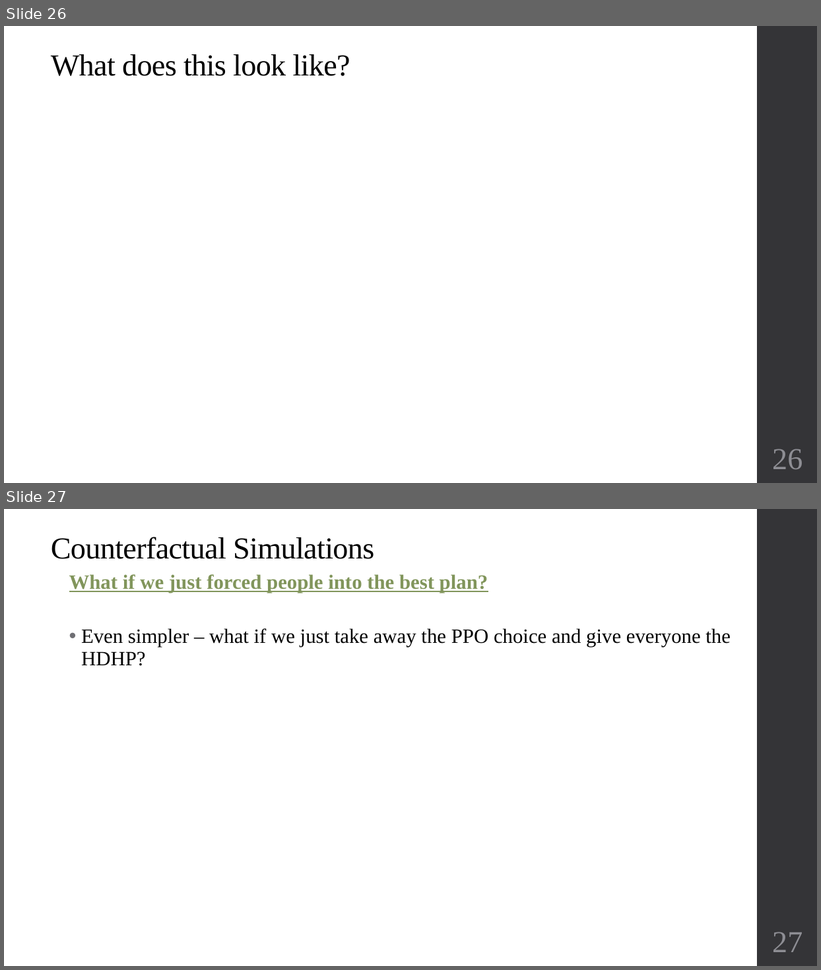
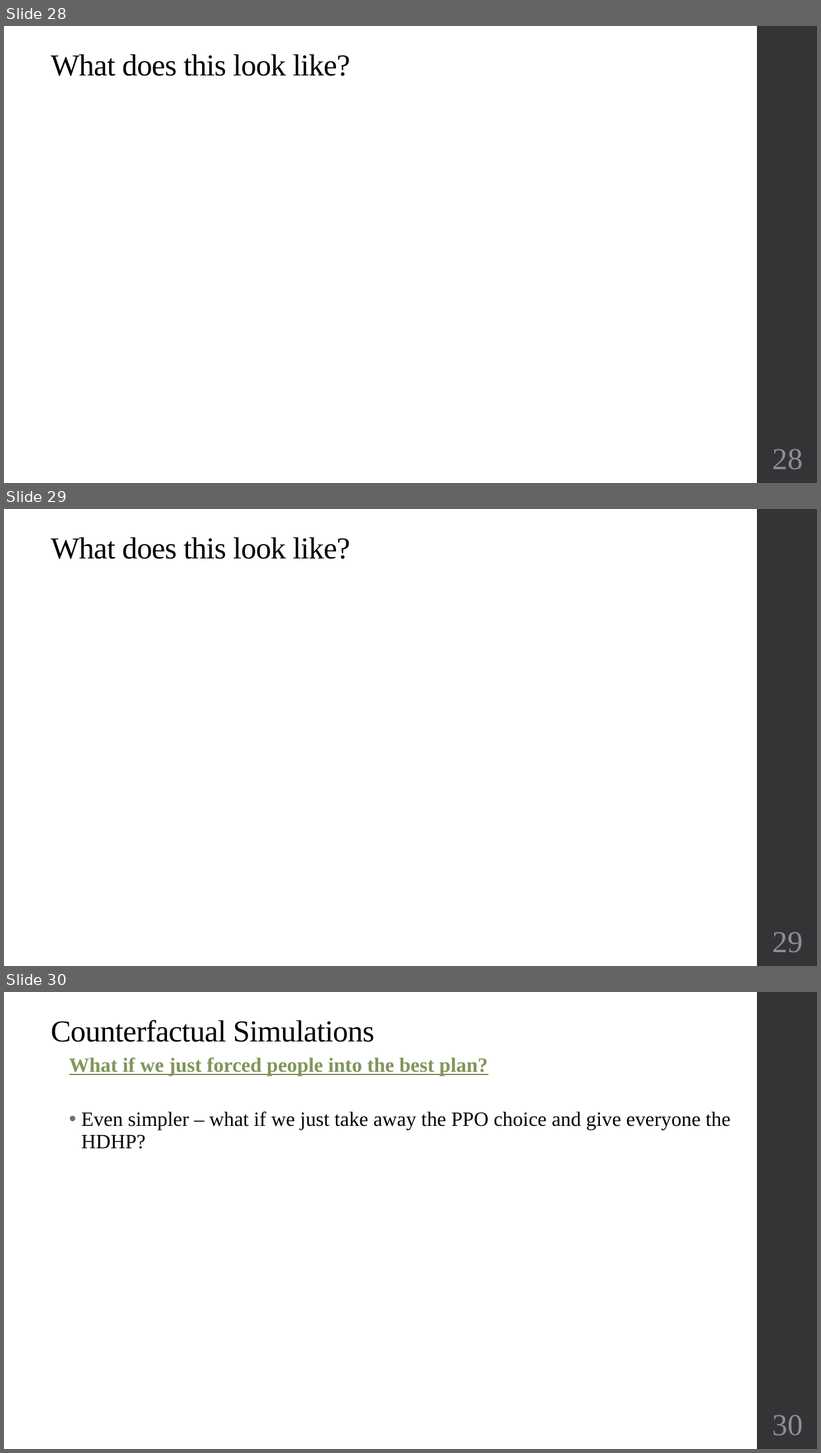
Before and after one commit to alex-hoagland/HAD6750H, a slide deck: Lecture10_BehavioralHealthEcon/L10Slides_BehavioralHealth_2023W.pptx. Shown one above the other, each under a label of ours: slides 26 and 27 before the commit, slides 28, 29 and 30 after it. The pictures are 821x970 and 821x1453 pixels, drawn with LibreOffice and Linux fonts; fonts in the diff are those of the drawing; grey boxes stand for pictures. Boxes give left, top, right and bottom in pixels: in the first picture for what was removed or moved away, otherwise in the second. Text is boxed around its words. In the diff, an @@ line names an element or a change of style, - is before the commit and + after.

```diff
--- a/Lecture10_BehavioralHealthEcon/L10Slides_BehavioralHealth_2023W.pptx
+++ b/Lecture10_BehavioralHealthEcon/L10Slides_BehavioralHealth_2023W.pptx
@@ slide 29 added at [4, 509, 817, 966], background #FFFFFF; not listed: 1 template element that a slide beside it also shows @@
@@ text added at [51, 537, 350, 559], 36 pt, text #000000 @@
+What does this look like?
@@ page number added at [772, 932, 803, 953], 36 pt, text #8E8E94 @@
+29
@@ what was slide 26 is now slide 28 @@
@@ page number at [772, 449, 803, 470]: text changed @@
-26
+28
@@ what was slide 27 is now slide 30 @@
@@ page number at [772, 1415, 803, 1436]: text changed @@
-27
+30
```
Also in this commit, not shown: 1 slide changed, 3 other slides added, 3 other files.
